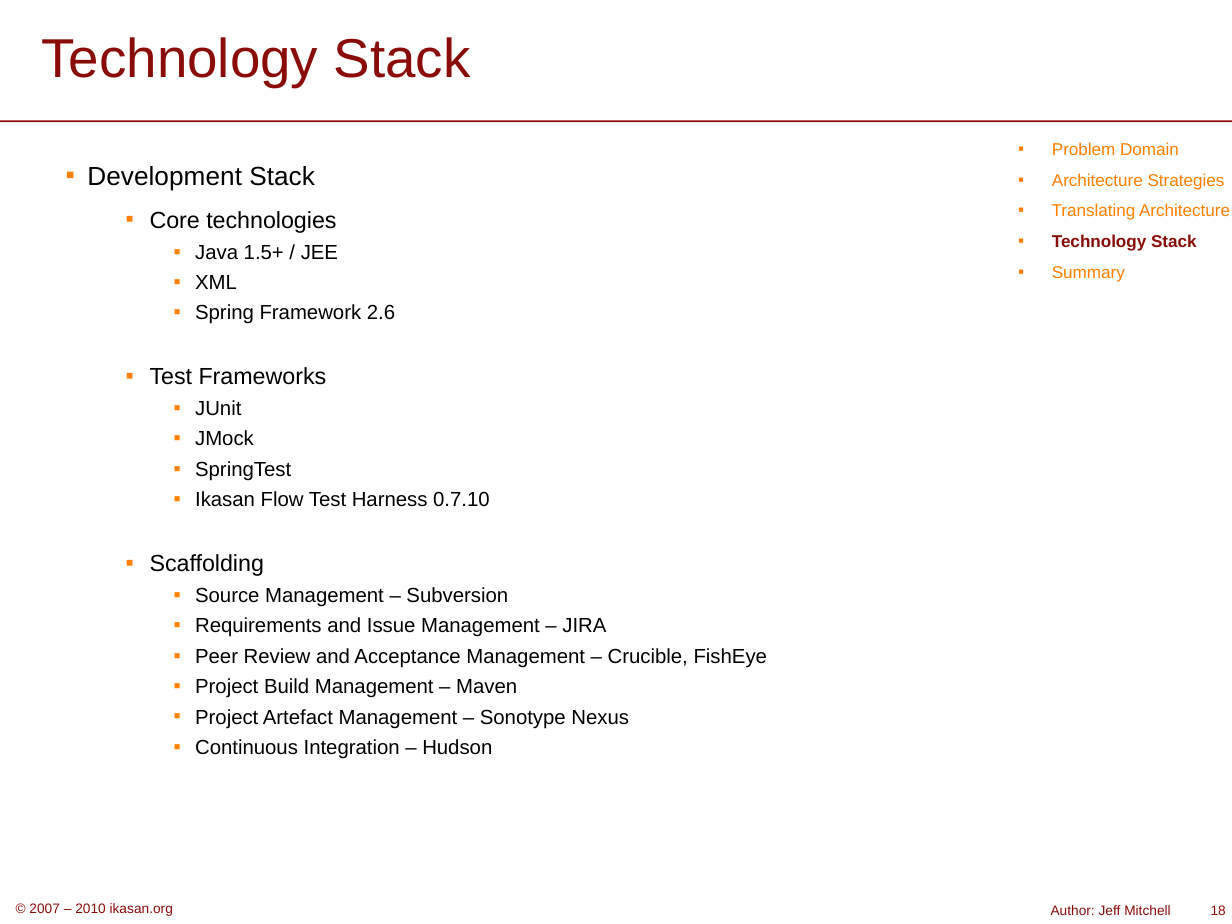
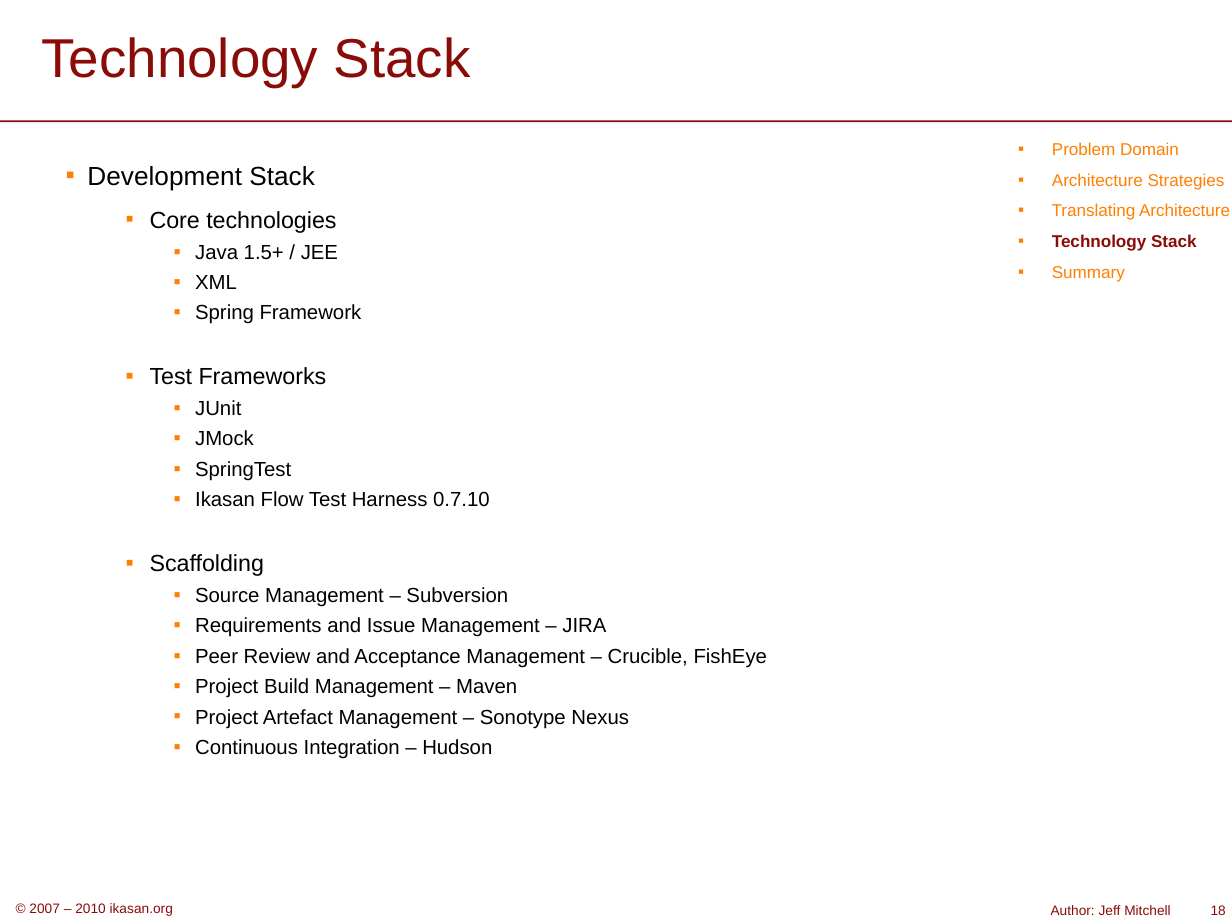
Before and after one commit to ikasanEIP/ikasan, a slide deck: slide 18 of docs/presentation/LightningTalk.ppt. Drawn at 1232x924 pixels with LibreOffice and Linux fonts; fonts in the diff are those of the drawing; background and template pictures are left out. Boxes give left, top, right and bottom in pixels: in the first picture for what was removed or moved away, otherwise in the second. Text is boxed around its words. In the diff, an @@ line names an element or a change of style, - is before the commit and + after.

```diff
--- a/docs/presentation/LightningTalk.ppt
+++ b/docs/presentation/LightningTalk.ppt
@@ text at [195,304,362,324]: text changed @@
-    ▪ Spring Framework 2.6
+    ▪ Spring Framework
```
Also in this commit, not shown: 3 other slides changed.
